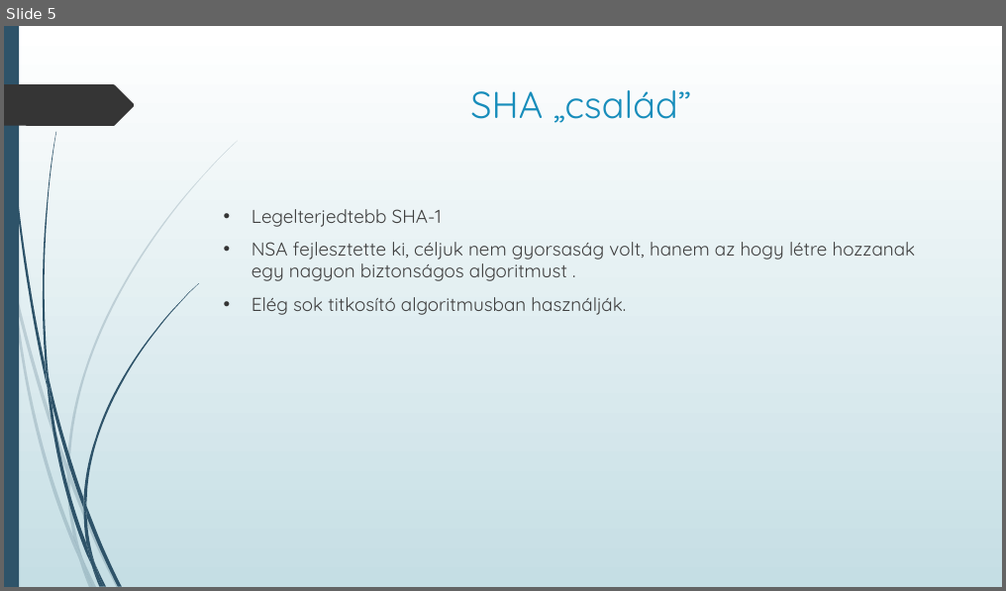
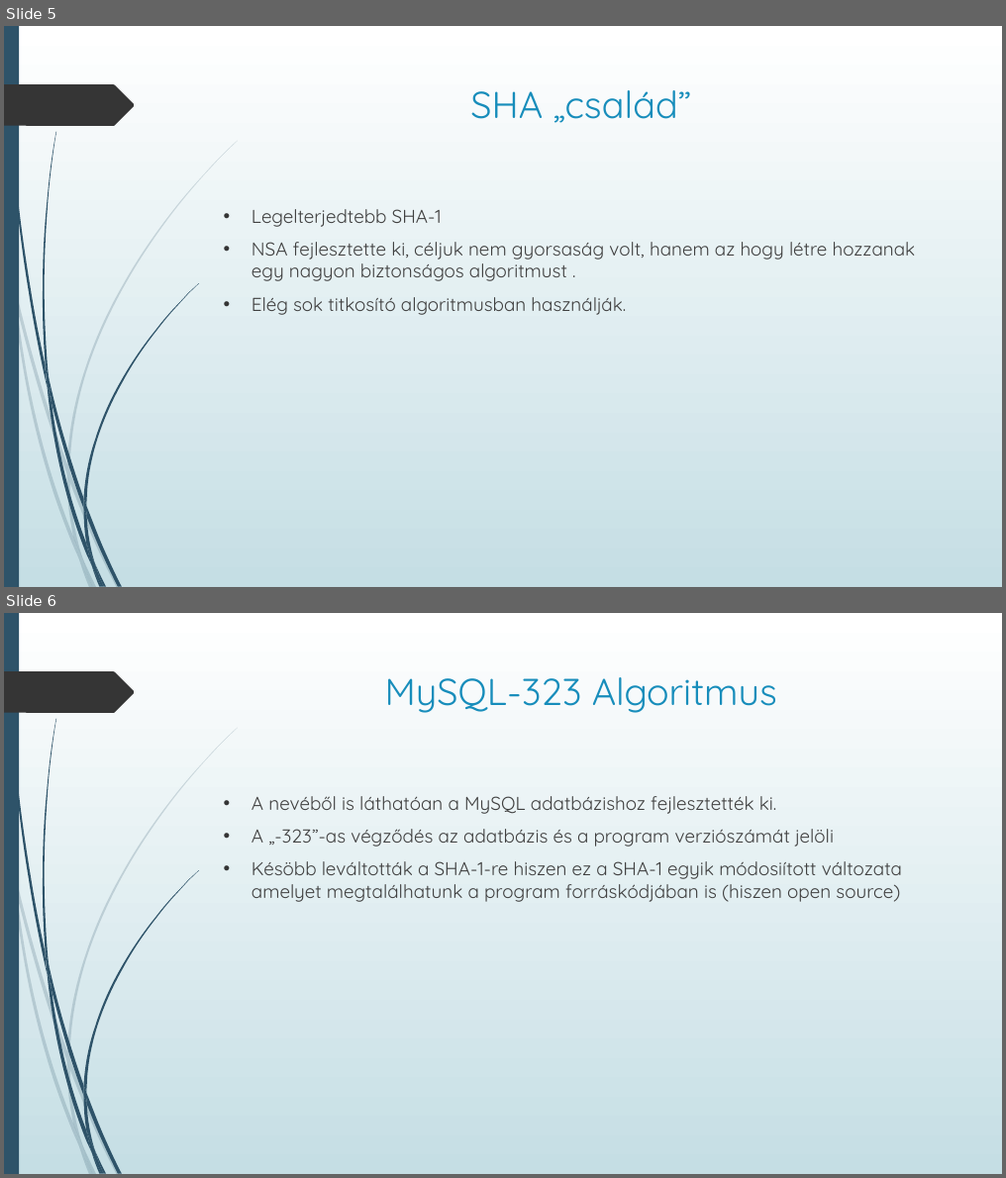
Before and after one commit to njszki-2016-14sz/CSS-Champions, a slide deck: Hash Tábla Algoritmisok.pptx. Shown one above the other, each under a label of ours: slide 5 before the commit, slides 5 and 6 after it. The pictures are 1006x591 and 1006x1178 pixels, drawn with LibreOffice and Linux fonts; fonts in the diff are those of the drawing. Boxes give left, top, right and bottom in pixels: in the first picture for what was removed or moved away, otherwise in the second. Text is boxed around its words. In the diff, an @@ line names an element or a change of style, - is before the commit and + after.

```diff
--- a/Hash Tábla Algoritmisok.pptx
+++ b/Hash Tábla Algoritmisok.pptx
@@ slide 6 added at (4,613,1002,1174), background gradient #FFFFFF to #C5DEE5; not listed: 24 template elements that a slide beside it also shows @@
@@ title added at (385,677,777,713), 36 pt, text #178DBB @@
+MySQL-323 Algoritmus
@@ text added at (252,796,902,902), 18 pt, text #404040 @@
+• A nevéből is láthatóan a MySQL adatbázishoz fejlesztették ki.
+• A „-323”-as végződés az adatbázis és a program verziószámát jelöli
+• Késöbb leváltották a SHA-1-re hiszen ez a SHA-1 egyik módosiított változata amelyet megtalálhatunk a program forráskódjában is (hiszen open source)
```
Also in this commit, not shown: 5 other slides added.
